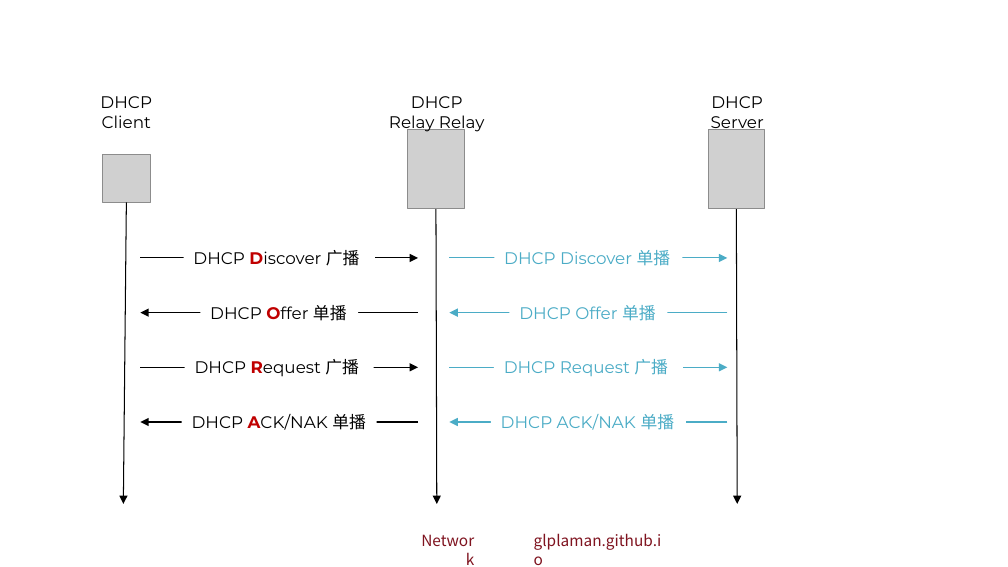
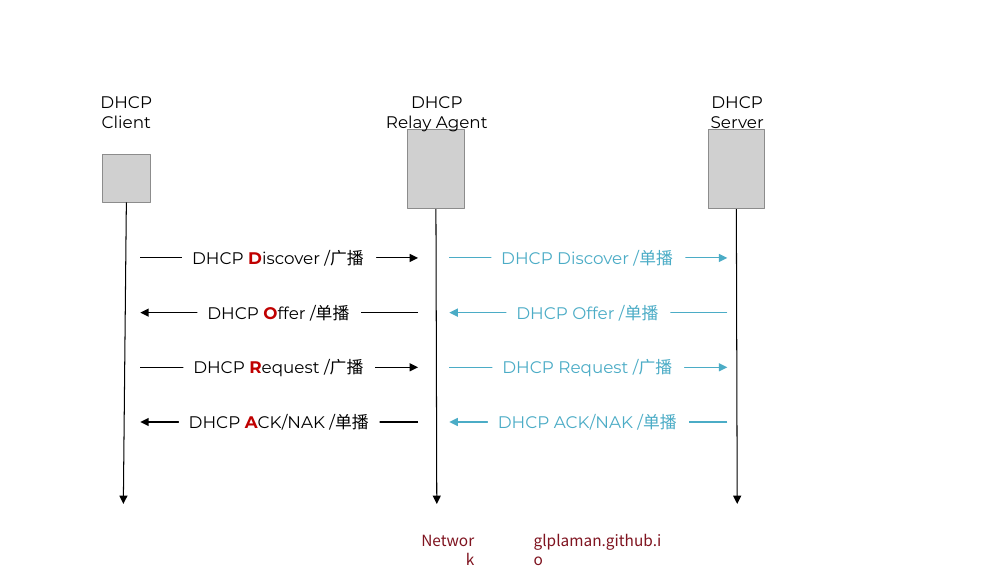
Before and after one commit to glplaman/glplaman.github.io, a slide deck: slide 180 of network/ppt/chap6.pptx. Drawn at 1008x567 pixels with LibreOffice and Linux fonts; fonts in the diff are those of the drawing; grey boxes stand for pictures; background and template pictures are left out. Boxes give left, top, right and bottom in pixels: in the first picture for what was removed or moved away, otherwise in the second. Text is boxed around its words. In the diff, an @@ line names an element or a change of style, - is before the commit and + after.

```diff
--- a/network/ppt/chap6.pptx
+++ b/network/ppt/chap6.pptx
@@ text at [386, 115, 488, 133]: text changed @@
-Relay Relay
+Relay Agent
@@ text at [192, 250, 363, 266]: text changed @@
-DHCP Discover 广播
+DHCP Discover /广播
@@ text at [501, 250, 672, 266]: text changed @@
-DHCP Discover 单播
+DHCP Discover /单播
@@ text at [207, 305, 349, 321]: text changed @@
-DHCP Offer 单播
+DHCP Offer /单播
@@ text at [516, 305, 658, 321]: text changed @@
-DHCP Offer 单播
+DHCP Offer /单播
@@ text at [193, 359, 363, 377]: text changed @@
-DHCP Request 广播
+DHCP Request /广播
@@ text at [502, 359, 672, 377]: text changed @@
-DHCP Request 广播
+DHCP Request /广播
@@ text at [189, 414, 368, 430]: text changed @@
-DHCP ACK/NAK 单播
+DHCP ACK/NAK /单播
@@ text at [498, 414, 676, 430]: text changed @@
-DHCP ACK/NAK 单播
+DHCP ACK/NAK /单播
```
Also in this commit, not shown: 23 other slides changed, 10 other files.
